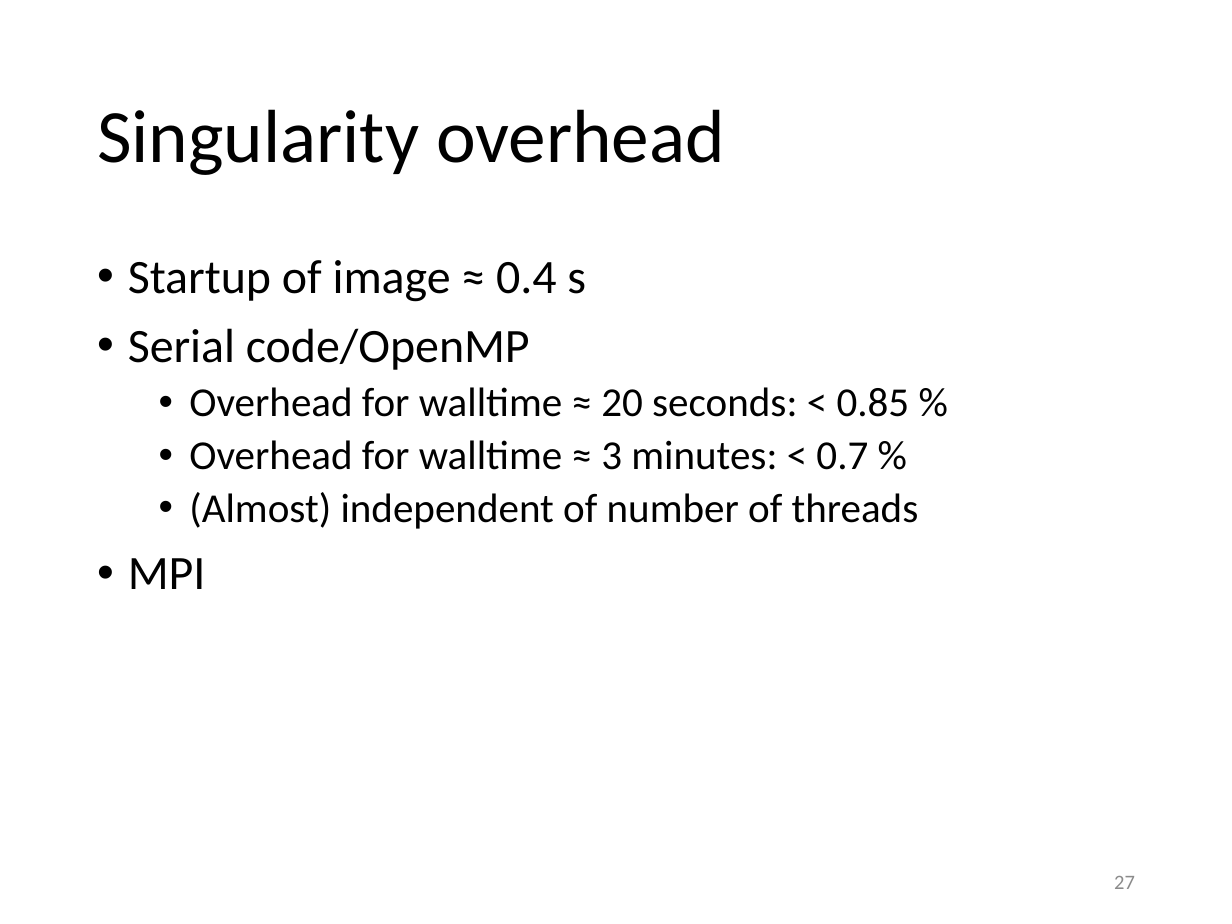
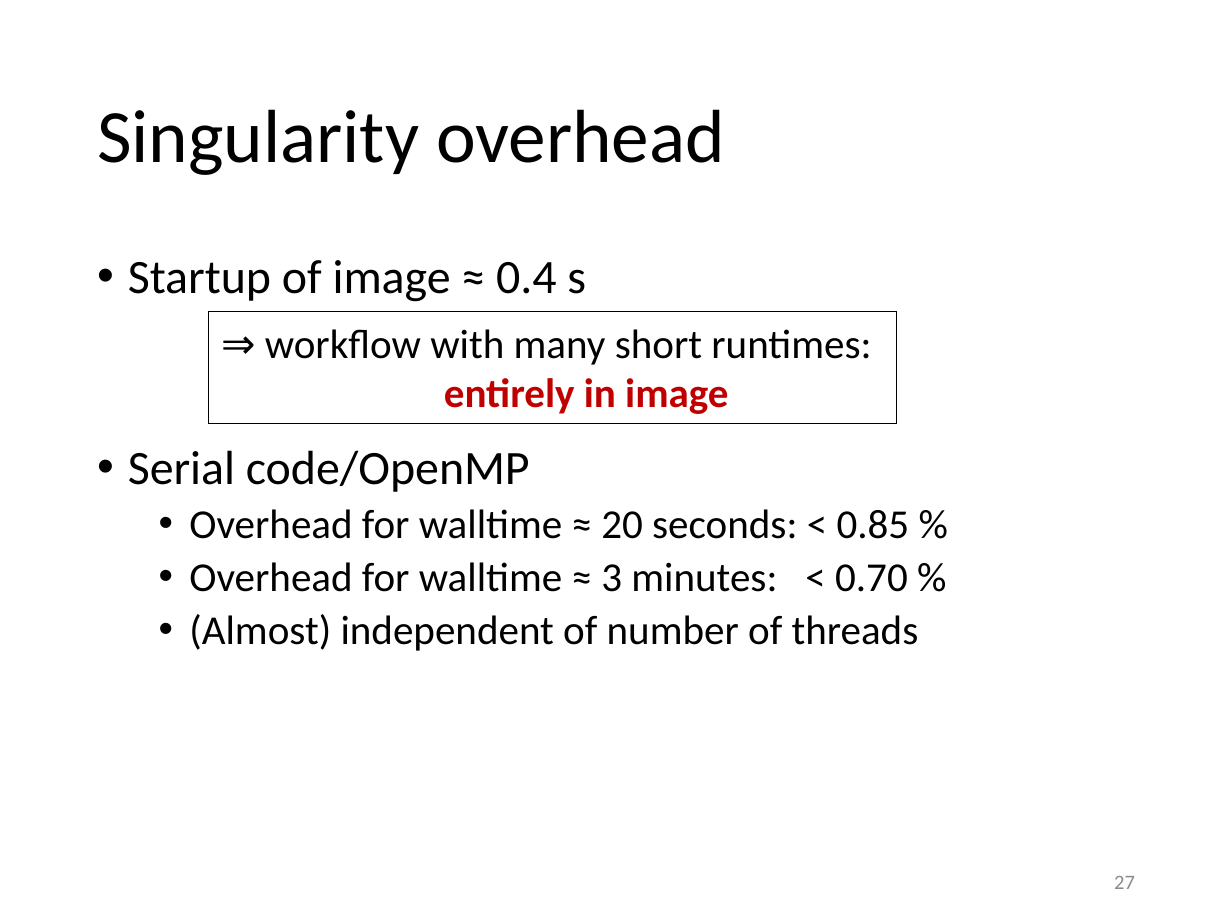
Before and after one commit to gjbex/training-material, a slide deck: slide 27 of Virtualization/singularity.pptx. Drawn at 1232x924 pixels with LibreOffice and Linux fonts; fonts in the diff are those of the drawing. Boxes give left, top, right and bottom in pixels: in the first picture for what was removed or moved away, otherwise in the second. Text is boxed around its words. In the diff, an @@ line names an element or a change of style, - is before the commit and + after.

Commit message:
Formatted overhead/performance slide

```diff
--- a/Virtualization/singularity.pptx
+++ b/Virtualization/singularity.pptx
@@ rectangle added at box(209, 312, 897, 424), outline #000000 0.75 pt, 24 pt, text #000000 @@
+⇒ workflow with many short runtimes:
+entirely in image
@@ text at box(128, 558, 206, 589): paragraph removed @@
-• MPI
@@ text at box(189, 562, 908, 592): text changed @@
-  • Overhead for walltime ≈ 3 minutes: < 0.7 %
+  • Overhead for walltime ≈ 3 minutes: < 0.70 %
```
